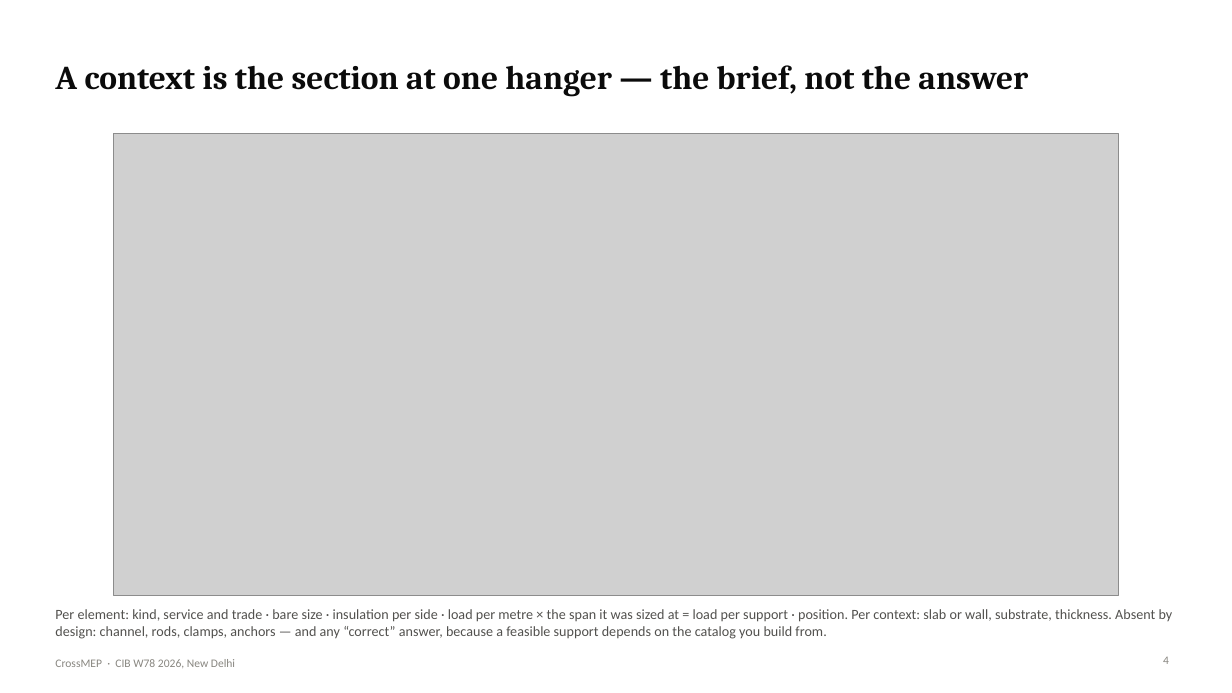
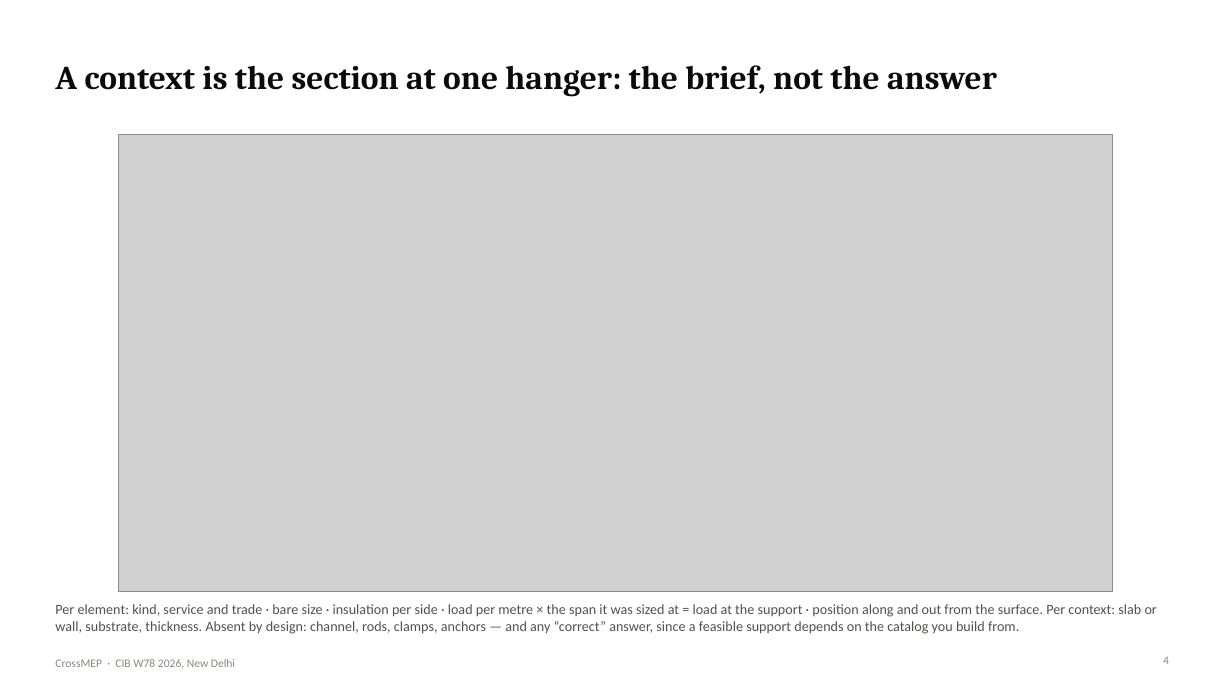
Before and after one commit to lavinia-ped/CrossMEP_Dataset, a slide deck: slide 4 of docs/CrossMEP_CIBW78_talk.pptx. Drawn at 1232x693 pixels with LibreOffice and Linux fonts; fonts in the diff are those of the drawing; grey boxes stand for pictures. Boxes give left, top, right and bottom in pixels: in the first picture for what was removed or moved away, otherwise in the second. Text is boxed around its words. In the diff, an @@ line names an element or a change of style, - is before the commit and + after.

```diff
--- a/docs/CrossMEP_CIBW78_talk.pptx
+++ b/docs/CrossMEP_CIBW78_talk.pptx
@@ title at (55,65,997,97): text changed @@
-A context is the section at one hanger — the brief, not the answer
+A context is the section at one hanger: the brief, not the answer
@@ picture: place and size @@
-picture at (114,134,1118,596)
+picture at (118,134,1113,592)
@@ text at (55,604,1157,634): text changed @@
-Per element: kind, service and trade · bare size · insulation per side · load per metre × the span it was sized at = load per support · position. Per context: slab or wall, substrate, thickness. Absent by design: channel, rods, clamps, anchors — and any “correct” answer, because a feasible support depends on the catalog you build from.
+Per element: kind, service and trade · bare size · insulation per side · load per metre × the span it was sized at = load at the support · position along and out from the surface. Per context: slab or wall, substrate, thickness. Absent by design: channel, rods, clamps, anchors — and any “correct” answer, since a feasible support depends on the catalog you build from.
```
Also in this commit, not shown: 8 other slides changed, 7 slides added, 4 slides removed, 21 other files.
